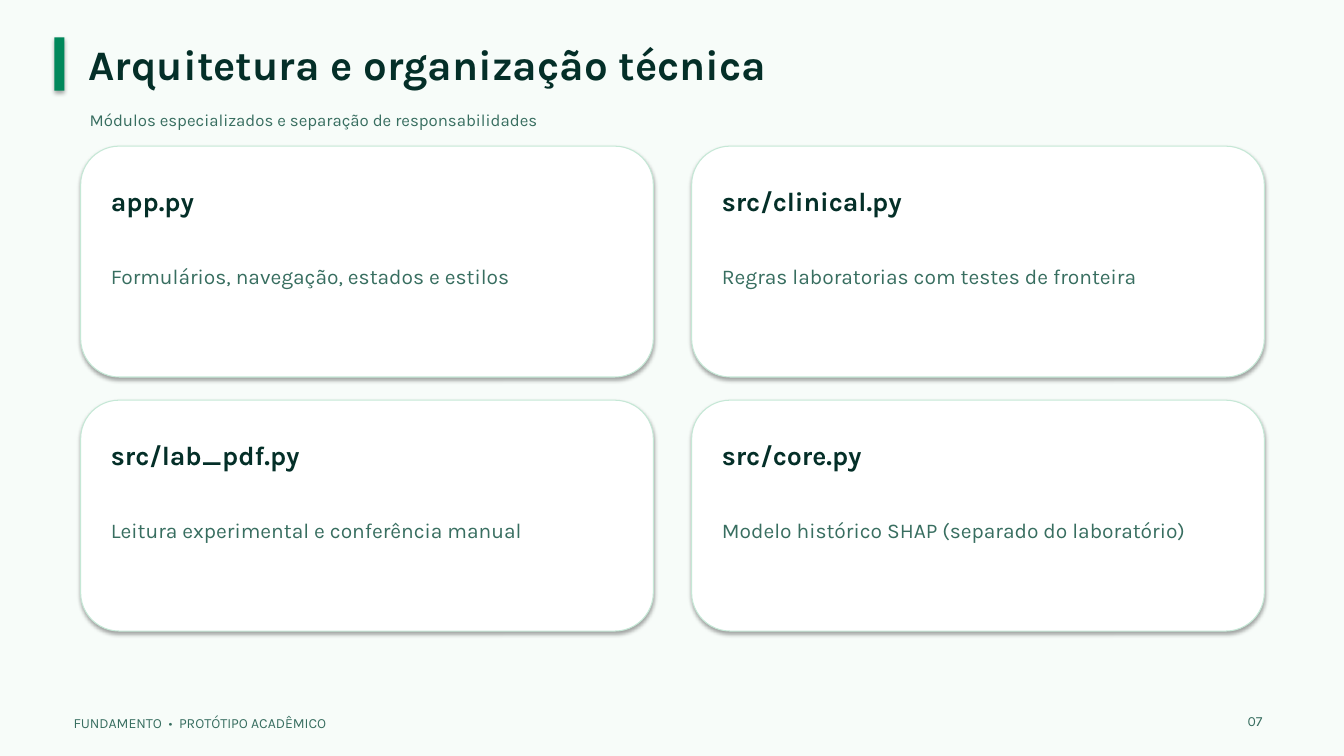
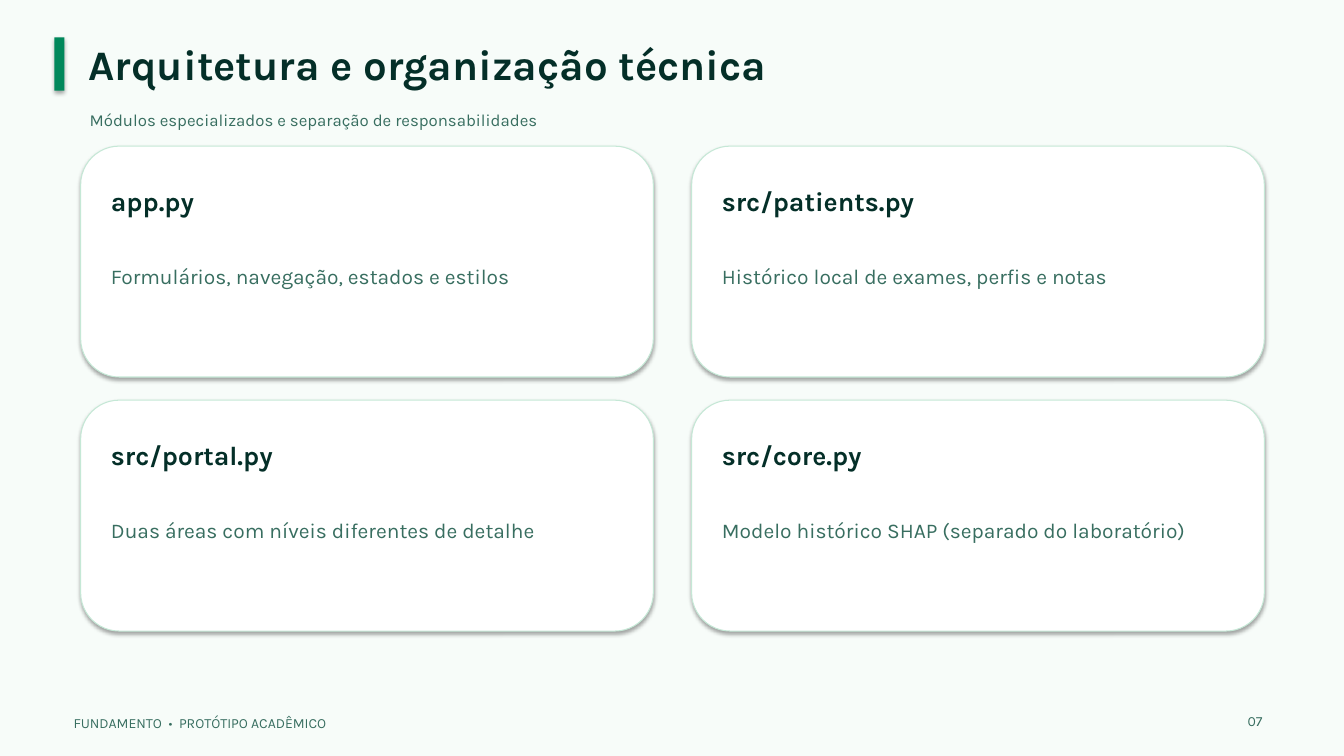
Before and after one commit to Bruno-Eneas/Fundamento, a slide deck: slide 7 of docs/Entrega/Apresentacao_Fundamento.pptx. Drawn at 1344x756 pixels with LibreOffice and Linux fonts; fonts in the diff are those of the drawing. Boxes give left, top, right and bottom in pixels: in the first picture for what was removed or moved away, otherwise in the second. Text is boxed around its words. In the diff, an @@ line names an element or a change of style, - is before the commit and + after.

```diff
--- a/docs/Entrega/Apresentacao_Fundamento.pptx
+++ b/docs/Entrega/Apresentacao_Fundamento.pptx
@@ text at <box>722,191,914,218</box>: text changed @@
-src/clinical.py
+src/patients.py
@@ text at <box>722,268,1107,289</box>: text changed @@
-Regras laboratorias com testes de fronteira
+Histórico local de exames, perfis e notas
@@ text at <box>111,445,273,472</box>: text changed @@
-src/lab_pdf.py
+src/portal.py
@@ text at <box>111,522,534,539</box>: text changed @@
-Leitura experimental e conferência manual
+Duas áreas com níveis diferentes de detalhe
```
Also in this commit, not shown: 7 other slides changed, 23 other files.
